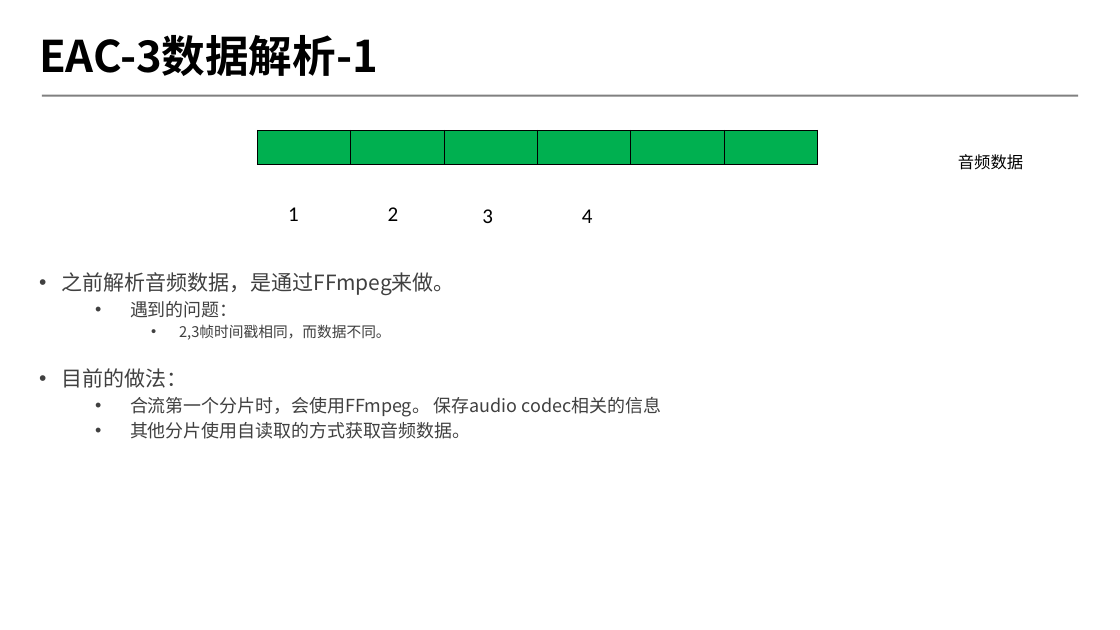
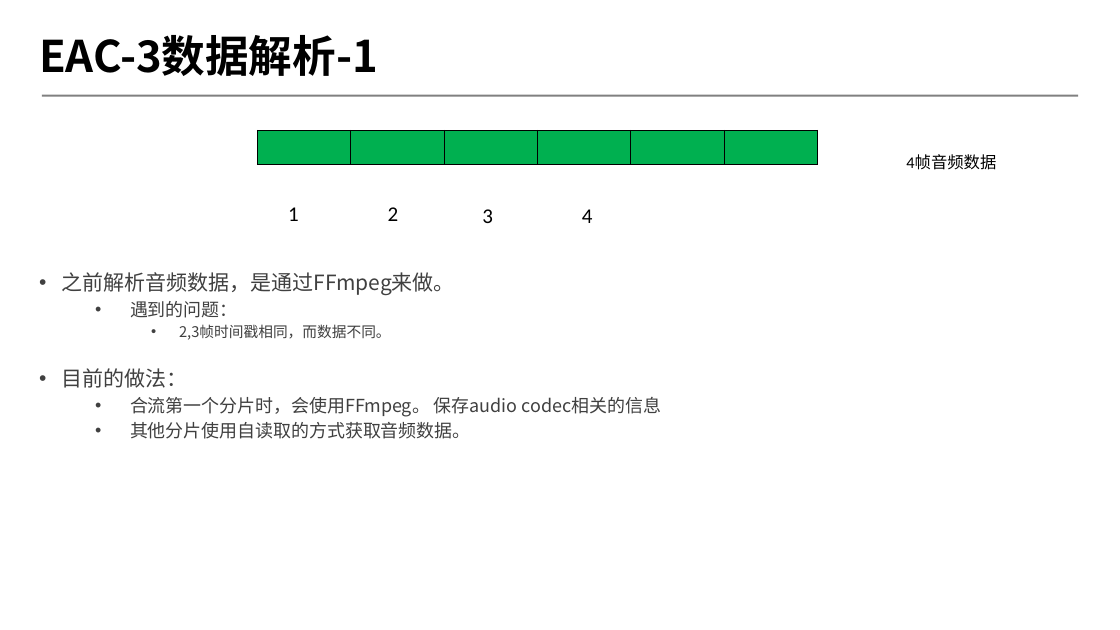
Before and after one commit to byrgyj/Document, a slide deck: slide 11 of ISO_IEC_Document/mpegts/ppt/dolby issues.pptx. Drawn at 1120x630 pixels with LibreOffice and Linux fonts; fonts in the diff are those of the drawing; background and template pictures are left out. Boxes give left, top, right and bottom in pixels: in the first picture for what was removed or moved away, otherwise in the second. Text is boxed around its words. In the diff, an @@ line names an element or a change of style, - is before the commit and + after.

```diff
--- a/ISO_IEC_Document/mpegts/ppt/dolby issues.pptx
+++ b/ISO_IEC_Document/mpegts/ppt/dolby issues.pptx
@@ text at [906, 155, 996, 170]: text changed @@
-音频数据
+4帧音频数据
```
Also in this commit, not shown: 3 other slides changed.
